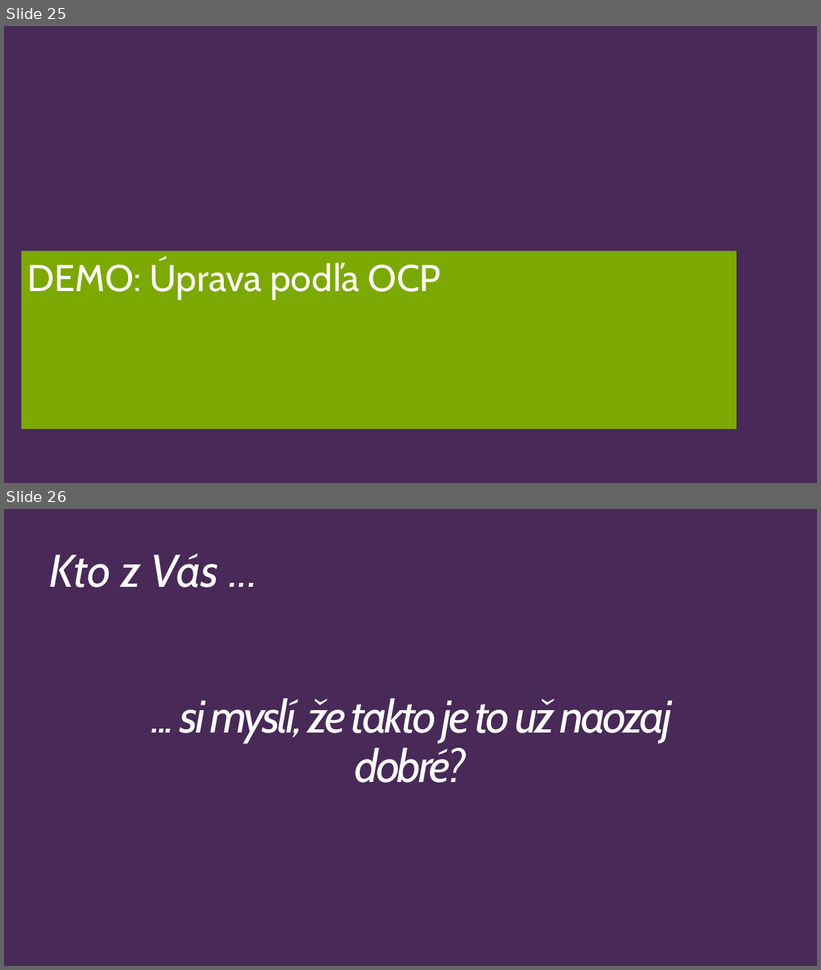
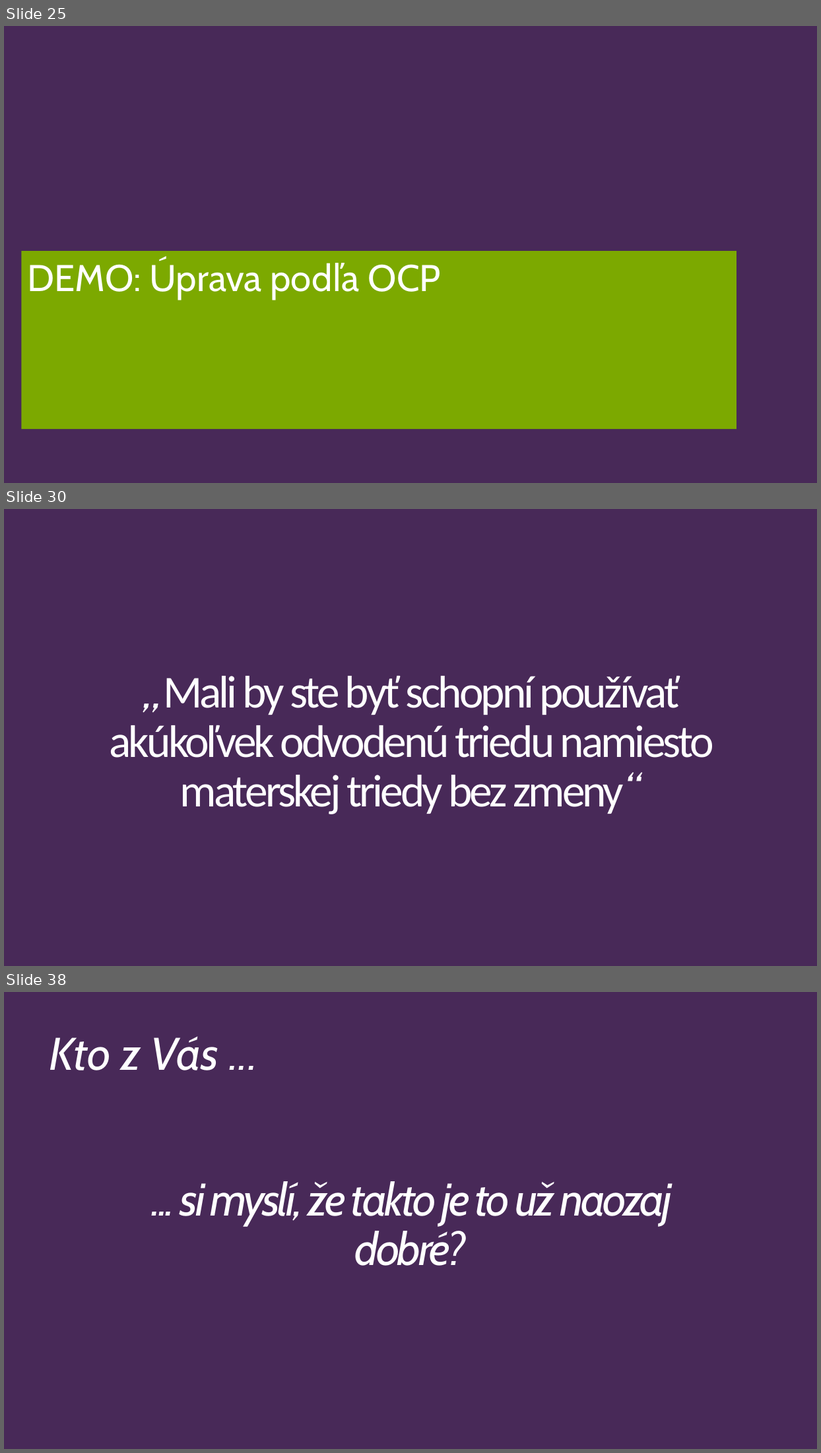
Before and after one commit to Burgyn/SOLID-Principles, a slide deck: SOLIDPrinciples.pptx. Shown one above the other, each under a label of ours: slides 25 and 26 before the commit, slides 25, 30 and 38 after it; the slides between them are not shown. The pictures are 821x970 and 821x1453 pixels, drawn with LibreOffice and Linux fonts; fonts in the diff are those of the drawing. Boxes give left, top, right and bottom in pixels: in the first picture for what was removed or moved away, otherwise in the second. Text is boxed around its words. In the diff, an @@ line names an element or a change of style, - is before the commit and + after.

```diff
--- a/SOLIDPrinciples.pptx
+++ b/SOLIDPrinciples.pptx
@@ slide 30 added at <box>4,509,817,966</box>, background #482958 @@
@@ title added at <box>110,676,715,815</box>, 54 pt, text #FFFFFF @@
+„Mali by ste byť schopní používať akúkoľvek odvodenú triedu namiesto materskej triedy bez zmeny“
@@ what was slide 26 is now slide 38 @@
```
Also in this commit, not shown: 4 slides changed, 13 other slides added, 2 slides removed, 1 other file.
